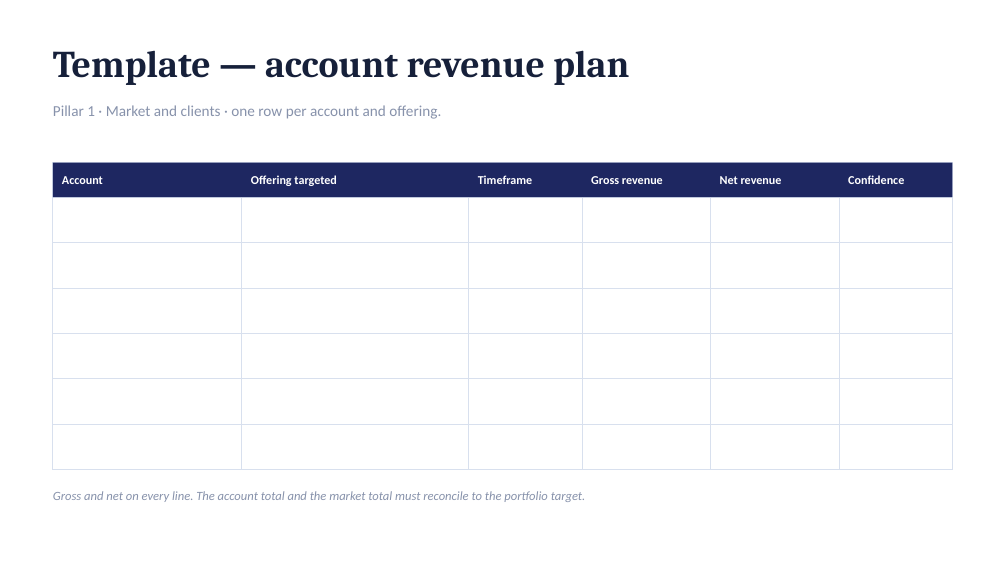
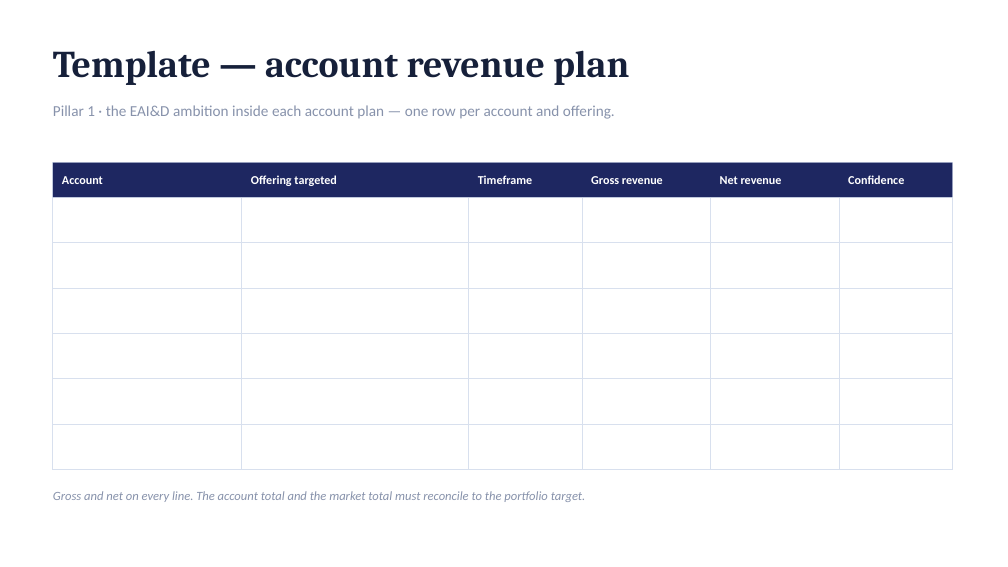
Before and after one commit to dhajjar-cyber/bae, a slide deck: slide 31 of FSI strategy/EAI&D-FSI-Strategy-Development-Plan.pptx. Drawn at 1008x567 pixels with LibreOffice and Linux fonts; fonts in the diff are those of the drawing. Boxes give left, top, right and bottom in pixels: in the first picture for what was removed or moved away, otherwise in the second. Text is boxed around its words. In the diff, an @@ line names an element or a change of style, - is before the commit and + after.

```diff
--- a/FSI strategy/EAI&D-FSI-Strategy-Development-Plan.pptx
+++ b/FSI strategy/EAI&D-FSI-Strategy-Development-Plan.pptx
@@ text at [53, 105, 615, 119]: text changed @@
-Pillar 1 · Market and clients · one row per account and offering.
+Pillar 1 · the EAI&D ambition inside each account plan — one row per account and offering.
```
Also in this commit, not shown: 3 other slides changed, 1 other file.
